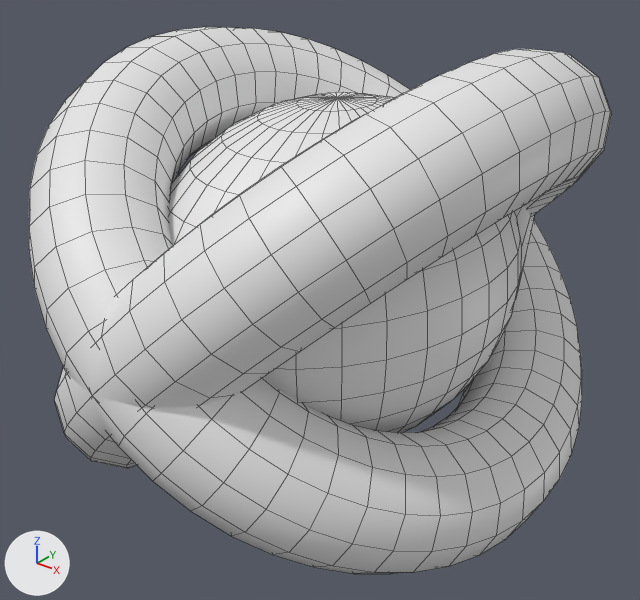
The FBX model modelisation/player.fbx, before and after one commit.
Rendered twice from a 50 mm lens placed at (2.88, -3.74, 2.09), pointed at (-0.22, 0.13, -0.31). Lighting does not change. The marker at lower left points along +X, +Y and +Z. Mesh edges are drawn as thin lines. Where no turn or scale is listed for an object, it has been applied to the vertices.
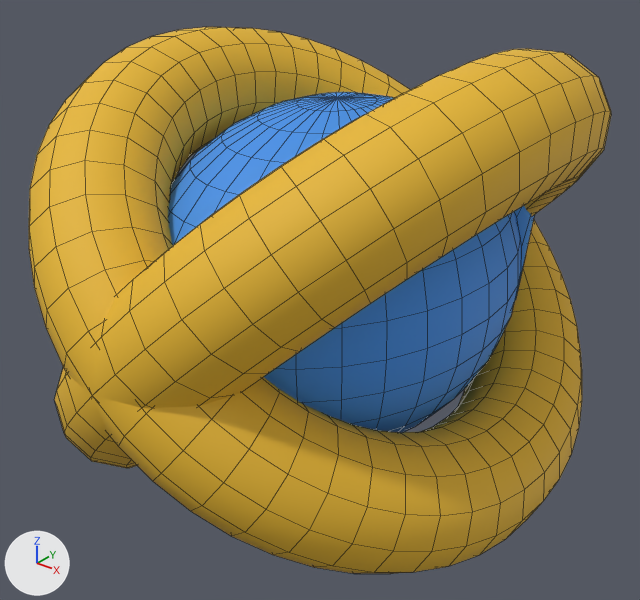
Patch to the scene script:
```diff
--- a/modelisation/player.fbx.py
+++ b/modelisation/player.fbx.py
@@ mat_material_003 @@
+mat_material_003 = principled_material('Material.003')
+mat_material_003.base_color = (0.0529, 0.279, 0.799)  # blue #4190e7
+mat_material_003.roughness = 0.69
@@ mat_material_005 @@
+mat_material_005 = principled_material('Material.005')
+mat_material_005.base_color = (0.799, 0.474, 0.0273)  # yellow #e7b72e
+mat_material_005.roughness = 0.69
@@ mat_material_002 @@
+mat_material_002 = principled_material('Material.002')
+mat_material_002.base_color = (0.0529, 0.279, 0.799)  # blue #4190e7
+mat_material_002.roughness = 0.69
@@ mat_material_004 @@
+mat_material_004 = principled_material('Material.004')
+mat_material_004.base_color = (0.799, 0.474, 0.0273)  # yellow #e7b72e
+mat_material_004.roughness = 0.69
@@ me_torus_005 @@
 me_torus_005.from_pydata(...)  # 576 vertices, 576 faces; spans x -1.42..1.42, y -1.76..1.76, z -1.25..1.25
+me_torus_005.materials.append(mat_material_004)  # yellow #e7b72e
@@ me_torus_004 @@
 me_torus_004.from_pydata(...)  # 576 vertices, 576 faces; spans x -1.33..1.33, y -1.76..1.76, z -1.33..1.33
+me_torus_004.materials.append(mat_material_005)  # yellow #e7b72e
@@ me_cone @@
 me_cone.from_pydata(...)  # 33 vertices, 33 faces; spans x -0.87..0.87, y -1.06..1.06, z -0.87..0.87
+me_cone.materials.append(mat_material_003)  # blue #4190e7
@@ me_sphere @@
 me_sphere.from_pydata(...)  # 482 vertices, 512 faces; spans x -1.0..1.0, y -1.23..1.23, z -1.0..1.0
+me_sphere.materials.append(mat_material_002)  # blue #4190e7
```

Location of each change, [x1, y1, x2, y2] in pixels of the pictures (640 x 600 px):
'Torus.000', recoloured (grey to yellow): [29, 27, 582, 573] in both
'Torus.004', recoloured (white to yellow): [54, 49, 611, 468] in both
'Sphere', recoloured (grey to blue): [168, 92, 520, 433] in both
'Cone', recoloured (grey to blue): [514, 206, 534, 302] in both
